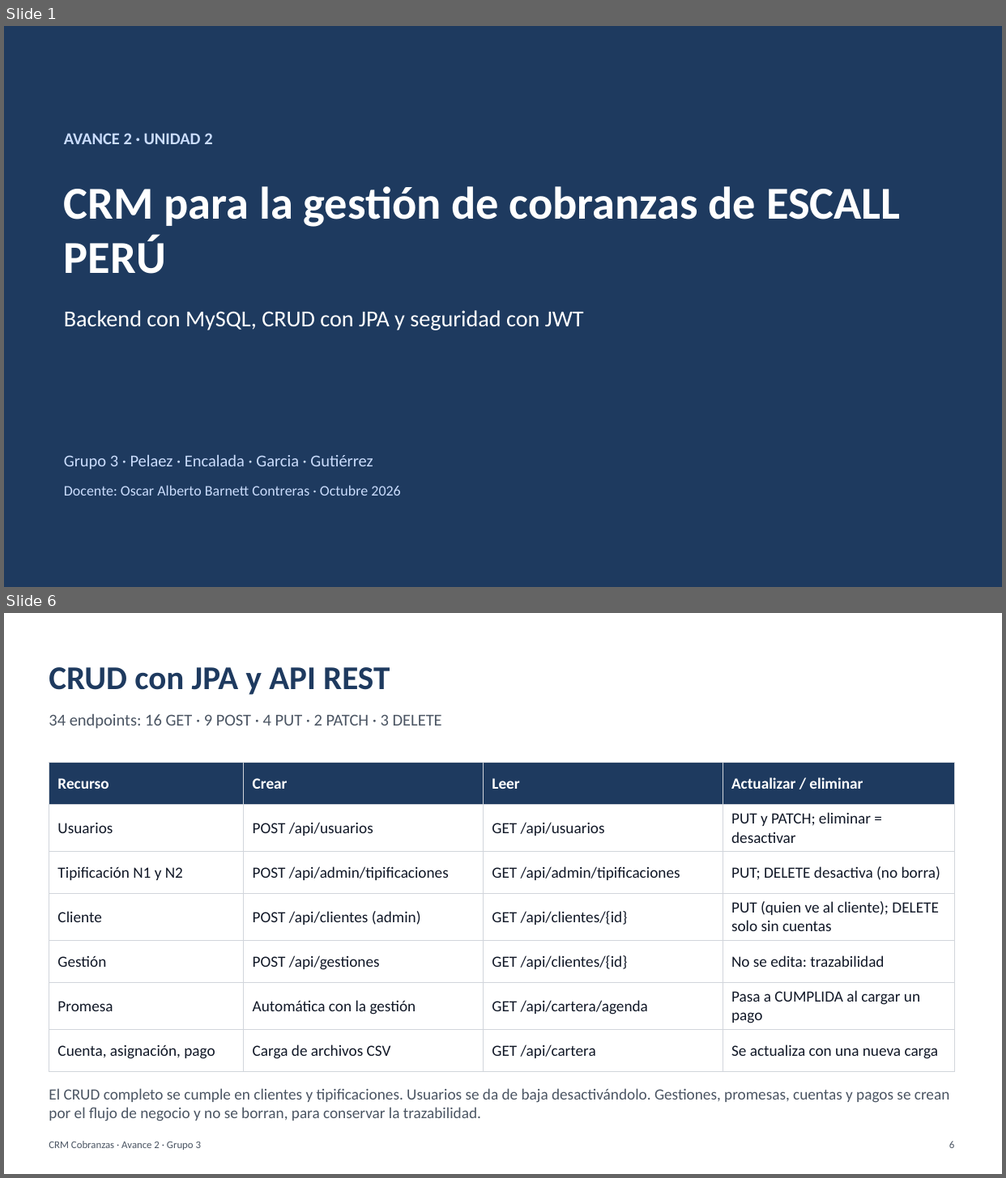
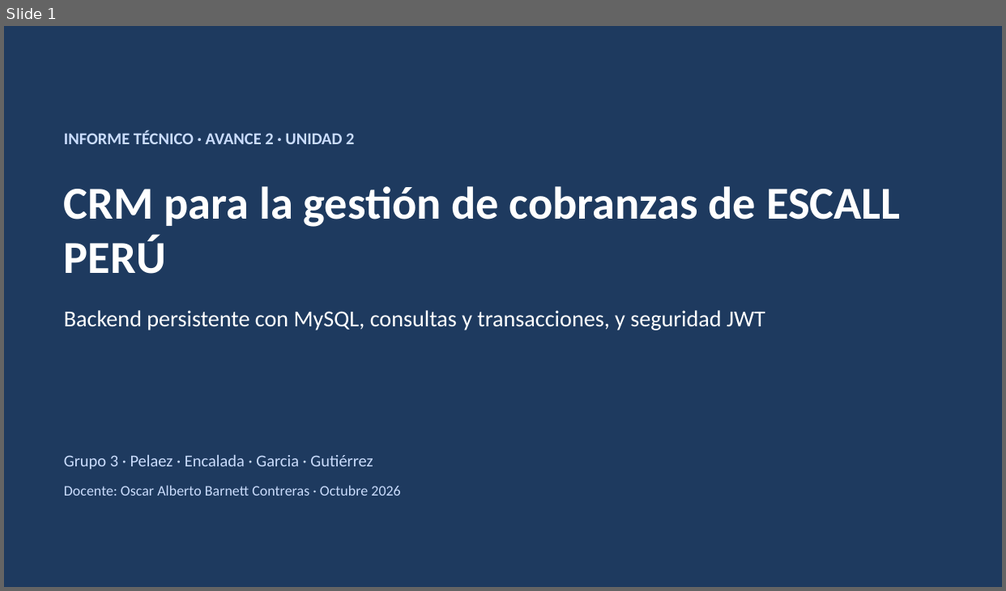
Before and after one commit to PaoloPelaezVillanueva/web, a slide deck: docs/avance-2/Presentacion_Avance_2_CRM_Cobranzas.pptx. Shown one above the other, each under a label of ours: slides 1 and 6 before the commit, slide 1 after it; the slides between them are not shown. The pictures are 1006x1178 and 1006x591 pixels, drawn with LibreOffice and Linux fonts; fonts in the diff are those of the drawing. Boxes give left, top, right and bottom in pixels: in the first picture for what was removed or moved away, otherwise in the second. Text is boxed around its words. In the diff, an @@ line names an element or a change of style, - is before the commit and + after.

Commit message:
Reestructura informe y presentacion segun la rubrica de 12 criterios
- Informe: 12 rubros en el orden de la estructura institucional.
- Consultas JPQL y transacciones documentadas con evidencia.
- Seguridad con usuarios de prueba, reglas por recurso y ejemplos 401/403/404/200.
- Tecnologias con versiones; persistencia tras reinicio marcada como pendiente (MySQL).
- Presentacion con el mismo orden que el informe.

```diff
--- a/docs/avance-2/Presentacion_Avance_2_CRM_Cobranzas.pptx
+++ b/docs/avance-2/Presentacion_Avance_2_CRM_Cobranzas.pptx
@@ slide 6 removed at (4, 613, 1002, 1174), background #FFFFFF @@
@@ text removed at (49, 667, 390, 695) @@
-CRUD con JPA y API REST
@@ text removed at (49, 713, 442, 729) @@
-34 endpoints: 16 GET · 9 POST · 4 PUT · 2 PATCH · 3 DELETE
@@ table removed at (49, 763, 955, 1063), 7 rows, 4 columns @@
-Recurso | Crear | Leer | Actualizar / eliminar
-Usuarios | POST /api/usuarios | GET /api/usuarios | PUT y PATCH; eliminar = desactivar
-Tipificación N1 y N2 | POST /api/admin/tipificaciones | GET /api/admin/tipificaciones | PUT; DELETE desactiva (no borra)
-Cliente | POST /api/clientes (admin) | GET /api/clientes/{id} | PUT (quien ve al cliente); DELETE solo sin cuentas
-Gestión | POST /api/gestiones | GET /api/clientes/{id} | No se edita: trazabilidad
-Promesa | Automática con la gestión | GET /api/cartera/agenda | Pasa a CUMPLIDA al cargar un pago
-Cuenta, asignación, pago | Carga de archivos CSV | GET /api/cartera | Se actualiza con una nueva carga
@@ text removed at (49, 1088, 949, 1122) @@
-El CRUD completo se cumple en clientes y tipificaciones. Usuarios se da de baja desactivándolo. Gestiones, promesas, cuentas y pagos se crean por el flujo de negocio y no se borran, para conservar la trazabilidad.
@@ text removed at (49, 1141, 201, 1150) @@
-CRM Cobranzas · Avance 2 · Grupo 3
@@ text removed at (949, 1141, 954, 1148) @@
-6
@@ slide 1 changed as well @@
@@ text at (64, 130, 354, 144): text changed @@
-AVANCE 2 · UNIDAD 2
+INFORME TÉCNICO · AVANCE 2 · UNIDAD 2
@@ text at (64, 310, 765, 331): text changed @@
-Backend con MySQL, CRUD con JPA y seguridad con JWT
+Backend persistente con MySQL, consultas y transacciones, y seguridad JWT
```
Also in this commit, not shown: 1 other slide changed, 11 slides added, 8 other slides removed, 1 other file.
